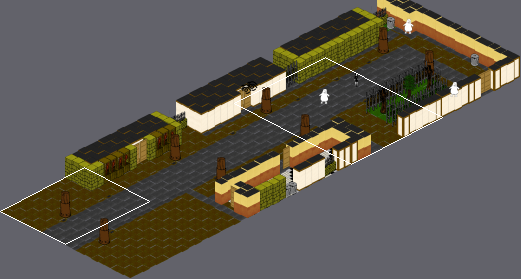
Two states of a Tiled map, data/streets01.tmx. Above, an overview of the earlier version with the close-up marked.
Close-up. Before:
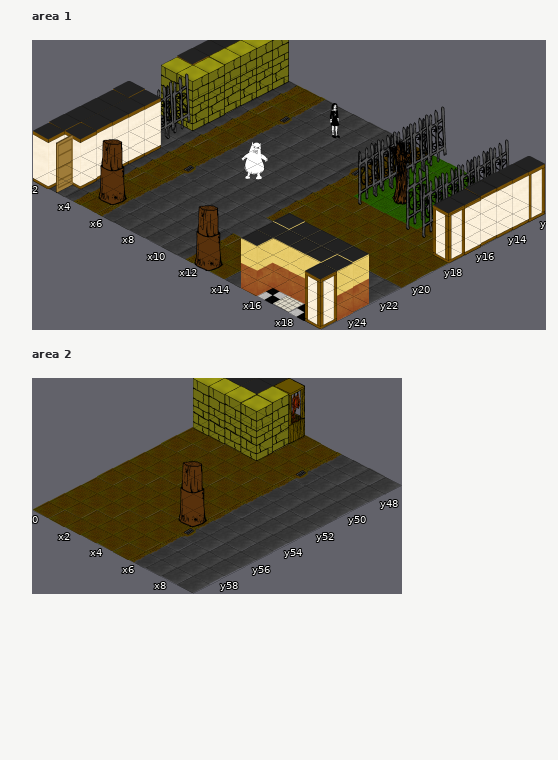
Cells are 250x129 px. Isometric: x runs down to the right, y down to the left. Shown: area 1 x 2..19, y 12..25; area 2 x 0..9, y 47..59. The commit also changed other parts of the map, which this record leaves out. Tiles whose own drawing changed are shown in their newer look in all pictures.
And afterwards:
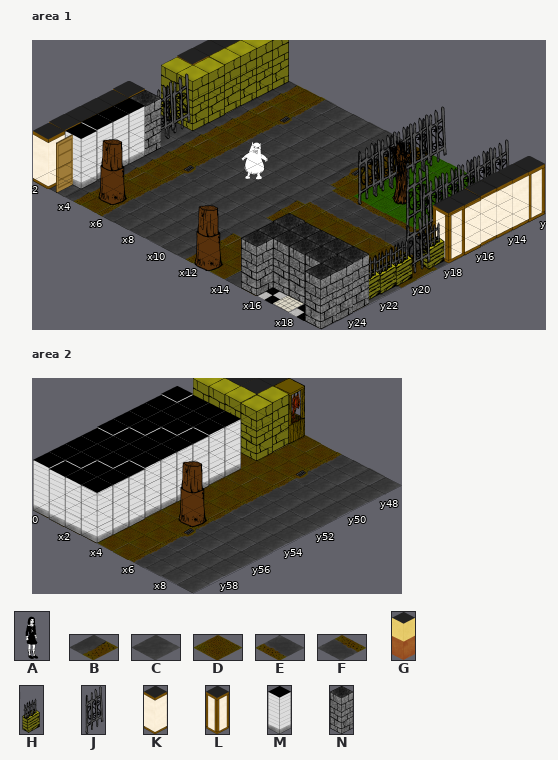
Key: from "actor_grid": A 0; from "tiles250x129": B 5, C 7, D 8, E 9, F 10; from "walls250x512": G 1, H 9, J 13, K 16, L 17, M 28, N 29.
_ is an empty cell, . an unchanged one.
The edit:
--- layer "background_layer", area 1
@@ x 11..19 @@
-17 BDDDDDDD.
-18 BDDDDDDDD
+17 CFFFFFFF.
+18 CEEEEEEEE
--- layer "walls_layer", area 1
@@ x 3..19 @@
-18 ................_
-19 ................_
-20 K..............._
-21 K..............._
-22 K..............._
-23 K...........GGGGG
-24 K...........GGGGG
-25 ............G...L
+18 ................H
+19 ................J
+20 N...............H
+21 M...............H
+22 M...............H
+23 M...........NNNNN
+24 M...........NNNNN
+25 ............N...N
--- layer "actors_layer", area 1
@@ x 8..8 @@
-13 A
+13 _
--- layer "walls_layer", area 2
@@ x 0..3 @@
-50 .._.
-51 ____
-52 ____
-53 ____
-54 ____
-55 ____
-56 ____
-57 ____
-58 ____
-59 ____
+50 ..H.
+51 MMMM
+52 MMMM
+53 MMMM
+54 MMMM
+55 MMMM
+56 MMMM
+57 MMMM
+58 MMMM
+59 MMMM
Where, in picture pixels (left, top, right, bottom), the same in both close-ups:
changed: (65, 90, 161, 189)
removed: (329, 103, 340, 139)
changed: (241, 182, 448, 329)
added: (33, 386, 241, 543)
